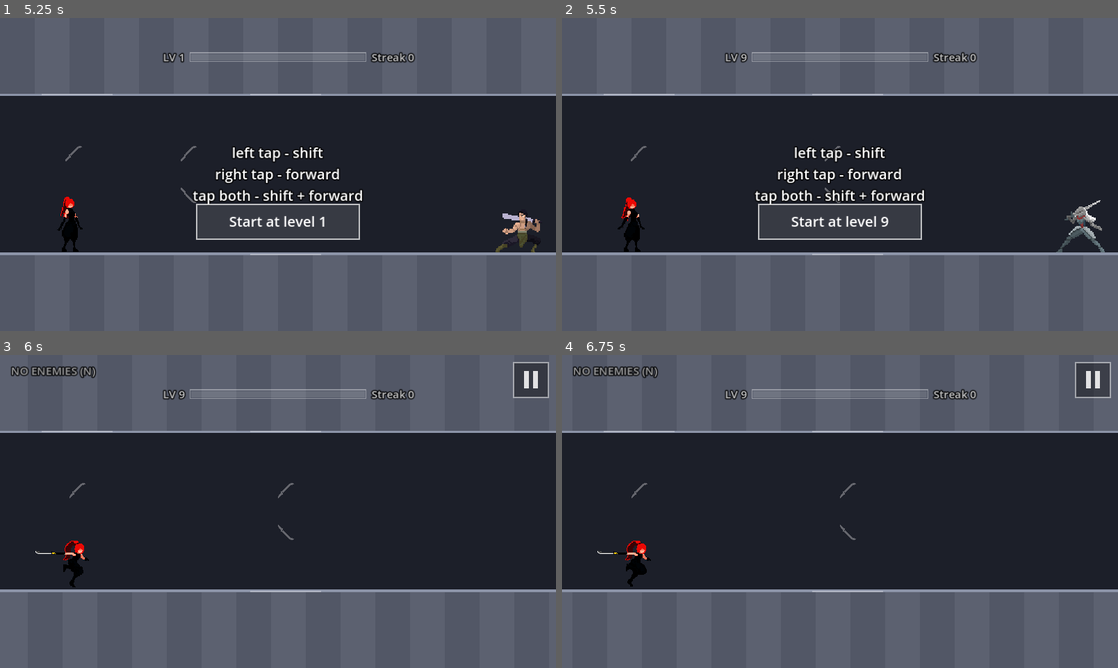
Above: before the commit, frames 1-4 (two rows, left to right).
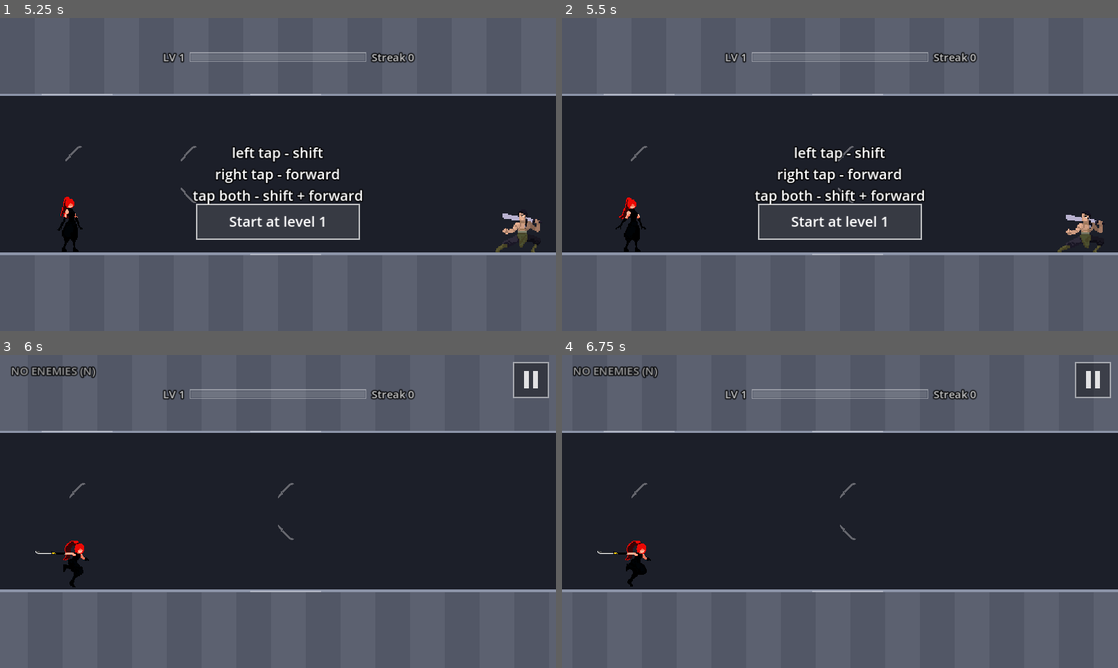
Above: after the commit, the same moments.

Repository: fredsbreads/game-off
Game: Godot game, scene res://scenes/main.tscn
Same seed, same stepped clock (60 frames per second), same inputs: the game is played once before the commit and once after it. Sound files missing from this copy of the repository are replaced by a short silence.
Inputs (mouse positions are in pixels of both pictures, inside the frame that each line leads up to):
- Up to frame 1 (5.25 s): tap Enter at 0.5 s; move the mouse to (400, 158) at 0.52 s; hold K (tp_forward) 0.53-1.28 s; tap 5 at 0.6, 1.55, 2.85, 4.55 s; click (400, 158) at 0.67 s; tap 9 at 0.8, 1.35, 2.3, 3.6 s; move the mouse to (166, 190) at 1.27 s; move the mouse to (333, 105) at 2.02 s; hold J (tp_vertical) 2.03-2.78 s; hold K (tp_forward) 2.03-3.53 s; move the mouse to (250, 237) at 2.77 s; click (250, 237) at 2.92 s; move the mouse to (444, 221) at 3.52 s; move the mouse to (111, 127) at 4.27 s; tap C at 4.35 s; move the mouse to (305, 174) at 5.02 s; hold Shift from 5.03 s (still down); click (305, 174) at 5.17 s
- Up to frame 2 (5.5 s): keep holding Shift; tap 9 at 5.3 s
- Up to frame 3 (6 s): move the mouse to (194, 433) at 5.77 s; release Shift at 5.78 s; hold K (tp_forward) from 5.78 s (still down); tap N at 5.85 s
- Up to frame 4 (6.75 s): keep holding K (tp_forward); tap 5 at 6.05 s; move the mouse to (962, 495) at 6.52 s; tap L at 6.6 s

Frame 1 is identical in both runs. In frame 2, 0.7% of the frame differs, in the area x 9-98%, y 11-75%; in frame 3, less than 0.1%; in frame 4, less than 0.1%.

Commit message:
Knight debuts alone at level 5; 5% chance there, +2% per level; no level-9 rules; hold-back only into the debut, counting the current chain

Diff:
--- a/scripts/hud.gd
+++ b/scripts/hud.gd
@@ -52,7 +52,7 @@
 var _enemies_button: Control
 # Her level-10 colour (Palette), stepped through on the pause screen.
 var _colour_button: Control
-# The start screen's "Start at level" choice (1 or 9).
+# The start screen's "Start at level" choice (1 or 5).
 var _level_button: Control
 var _start_level := 1
 var _enemies_off_label: Label
--- a/scripts/knight.gd
+++ b/scripts/knight.gd
@@ -1,6 +1,6 @@
 class_name Knight
 extends Enemy
-## The chase enemy (debuts in level 9): a knight, a woman, who takes several
+## The chase enemy (debuts in level 5, Patterns.KNIGHT_DEBUT_LEVEL): a knight, a woman, who takes several
 ## hits. Each hit she blinks to one of the player's three landing spots,
 ## chosen when her chain was generated (so the chain is provably catchable),
 ## and you chase her down.
--- a/scripts/level.gd
+++ b/scripts/level.gd
@@ -37,13 +37,13 @@
 static var enemies_off := false
 
 ## How much more the progression bar can take before it's full (main.gd
-## keeps it up to date). Once the chains already laid could fill it, no more
-## are laid until it's decided: so the chain that levels you up is the last
-## one at the old level, and the new level starts on a clear screen.
+## keeps it up to date). In the level before the knight's debut, once the
+## chains already laid could fill it, no more are laid until it's decided: so
+## the debut level starts on a clear screen, with the knight alone first.
 var bar_room := INF
-const HOLD_FROM_LEVEL := Patterns.KNIGHT_DEBUT_LEVEL - 1
+const HOLD_AT_LEVEL := Patterns.KNIGHT_DEBUT_LEVEL - 1
 var _held := false
-var _knight_intro_done := false   # level 9 opens with a knight alone, once
+var _knight_intro_done := false   # the debut level opens with a knight alone, once
 var _cursor := RUNWAY_TILES        # where the next chain's first enemy goes
 var _cursor_row := Rules.Row.FLOOR # ...and its row (the row the last one ended in)
 var _rng := RandomNumberGenerator.new()
@@ -106,9 +106,8 @@
 ## a PERFECT), fill the rest of the bar. Ones she's already left behind
 ## (a dropped chain's leftovers) don't count: they can't level her up.
 func _could_level_up(player_x: float) -> bool:
-	# Early levels flow straight into each other; from the level-up into the
-	# knight's debut on, each level starts on a clear screen.
-	if level < HOLD_FROM_LEVEL:
+	# Levels flow straight into each other, except into the knight's debut.
+	if level != HOLD_AT_LEVEL:
 		return false
 	var best := 0.0
 	for e in enemies:
--- a/scripts/main.gd
+++ b/scripts/main.gd
@@ -10,9 +10,9 @@
 enum State { READY, PLAYING, DYING, OVER }
 
 const START_X := 3.0
-# The level a run starts at: picked on the start screen (1 or 9: straight to
-# the knight), and kept between visits.
-const START_LEVELS := [1, 9]
+# The level a run starts at: picked on the start screen (1, or 5: straight to
+# the knight's debut), and kept between visits.
+const START_LEVELS := [1, 5]
 # Every kill gets a short hit freeze (invert flash).
 const KILL_HIT := 0.06
 # If another enemy is under any marker where you land, the
@@ -85,9 +85,9 @@
 var _knight_felled := false          # this teleport finished a knight off
 var _felled_knight: Knight = null
 var _last_felled: Enemy = null   # the last enemy killed (the finisher plays on them)
-# The level 9 -> 10 finisher: the hit that kills the knight and levels her up
-# plays her blinking back and forth across the enemy in each of her three strike
-# poses, the last held as a freeze frame, and she turns pink (see _finisher).
+# The streak finisher (see _finisher): her blinking back and forth across the
+# enemy in each of her three strike poses, the last held as a freeze frame
+# while she takes on her reward colour.
 # Played slow, like the death moment: grey world, zoomed in, her lightning
 # ring, slow lightning, blood hanging in the air.
 const FINISHER_HOP := 0.6          # seconds between her strikes
@@ -1119,6 +1119,9 @@
 	var knight := e as Knight
 	chain += 1
 	chain_points += Rules.KNIGHT_POINTS if knight else 1
+	# The bar room the level builder sees includes this chain's kills so far
+	# (at their best: a PERFECT), so it stops laying chains in time.
+	level.bar_room = progression.bar_size() - progression.bar - chain_points * float(Progression.MULTIPLIER["PERFECT"])
 	best_chain = maxi(best_chain, chain)
 	var points := Rules.KILL_POINTS * chain
 	kill_score += points
@@ -1396,7 +1399,7 @@
 
 
 ## The start screen's level choice: tap its button (or L) to switch between
-## the start levels, or press 1 / 9. The run is rebuilt at that level.
+## the start levels, or press 1 / 5. The run is rebuilt at that level.
 ## Returns true if the event was that.
 func _start_level_input(event: InputEvent) -> bool:
 	var tap: bool = (event is InputEventScreenTouch or event is InputEventMouseButton) and event.pressed
@@ -1407,7 +1410,7 @@
 		match event.physical_keycode:
 			KEY_L: want = 0
 			KEY_1: want = 1
-			KEY_9: want = 9
+			KEY_5: want = 5
 	if want < 0:
 		return false
 	if want == 0:   # the next one
--- a/scripts/patterns.gd
+++ b/scripts/patterns.gd
@@ -50,13 +50,12 @@
 const NEW_PATTERN_WEIGHT := 2.0
 const OLD_PATTERN_WEIGHT := 1.0
 
-# Knights (see knight.gd). Level 9 opens with one alone, and every chain in
-# it ends with one, so the level-up into 10 is always on a knight. From level
-# 10 any enemy in a chain can be a knight: KNIGHT_CHANCE, plus
-# KNIGHT_CHANCE_STEP for every level after that.
-const KNIGHT_DEBUT_LEVEL := 9
+# Knights (see knight.gd). Her debut level opens with one alone; from then on
+# any enemy in a generated chain can be a knight: KNIGHT_CHANCE at the debut
+# level, plus KNIGHT_CHANCE_STEP for every level after that.
+const KNIGHT_DEBUT_LEVEL := 5
 const KNIGHT_CHANCE := 0.05
-const KNIGHT_CHANCE_STEP := 0.03
+const KNIGHT_CHANCE_STEP := 0.02
 # A knight's blinks: to any of her three landing spots, but never back to a
 # spot she's been on (so never across twice in a row, see _overlaps).
 const KNIGHT_STEPS := ["F", "V", "D"]
@@ -148,14 +147,14 @@
 
 ## The chance that an enemy in a generated chain at `level` is a knight.
 static func knight_chance(level: int) -> float:
-	if level <= KNIGHT_DEBUT_LEVEL:
+	if level < KNIGHT_DEBUT_LEVEL:
 		return 0.0
-	return KNIGHT_CHANCE + KNIGHT_CHANCE_STEP * (level - KNIGHT_DEBUT_LEVEL - 1)
+	return KNIGHT_CHANCE + KNIGHT_CHANCE_STEP * (level - KNIGHT_DEBUT_LEVEL)
 
 
 ## A random chain for a generated level: a length from chain_length_range,
-## each step F, V or D with equal odds. Knights (see knight_chance; in level
-## 9 the last enemy always is one) take KNIGHT_HITS_MIN-MAX spots: where she
+## each step F, V or D with equal odds. Knights (see knight_chance) take
+## KNIGHT_HITS_MIN-MAX spots: where she
 ## starts, then one blink per hit to a random landing spot. The length counts
 ## spots (every hit), so knights don't make chains any longer.
 ## Returns {enemies, knights, steps, name}: `knights` has one entry per spot,
@@ -170,10 +169,7 @@
 		var n := rng.randi_range(lengths.x, lengths.y)
 		# Spend n spots: a plain enemy takes one, a knight her hits.
 		var hits: Array[int] = []   # per enemy: 1, or a knight's hits
-		var last_knight := 0
-		if level == KNIGHT_DEBUT_LEVEL:
-			last_knight = rng.randi_range(Rules.KNIGHT_HITS_MIN, Rules.KNIGHT_HITS_MAX)
-		var left := n - last_knight
+		var left := n
 		while left > 0:
 			if left >= Rules.KNIGHT_HITS_MIN and rng.randf() < chance:
 				var h := mini(rng.randi_range(Rules.KNIGHT_HITS_MIN, Rules.KNIGHT_HITS_MAX), left)
@@ -182,8 +178,6 @@
 			else:
 				hits.append(1)
 				left -= 1
-		if last_knight > 0:
-			hits.append(last_knight)
 		var built := _build(hits, rng)
 		if not built.is_empty():
 			built["name"] = "generated L%d: %s" % [level, built["steps"]]
@@ -196,7 +190,7 @@
 	return fallback
 
 
-## A lone knight (the start of level 9).
+## A lone knight (the start of her debut level).
 static func knight_alone(rng: RandomNumberGenerator) -> Dictionary:
 	for _attempt in 40:
 		var built := _build([rng.randi_range(Rules.KNIGHT_HITS_MIN, Rules.KNIGHT_HITS_MAX)], rng)
--- a/tools/validate_patterns.gd
+++ b/tools/validate_patterns.gd
@@ -57,7 +57,7 @@
 	if lone_bad > 0:
 		failures += 1
 	else:
-		print("  ok    L9  %d lone knights" % SAMPLES_PER_LEVEL)
+		print("  ok    L%d  %d lone knights" % [Patterns.KNIGHT_DEBUT_LEVEL, SAMPLES_PER_LEVEL])
 
 	var sizes: PackedStringArray = []
 	var prog := Progression.new()
